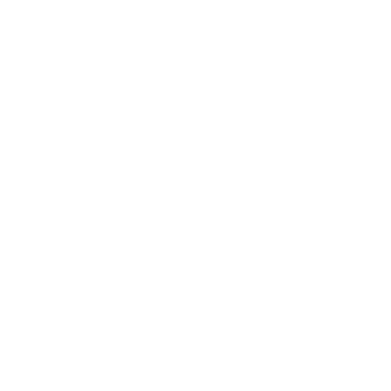
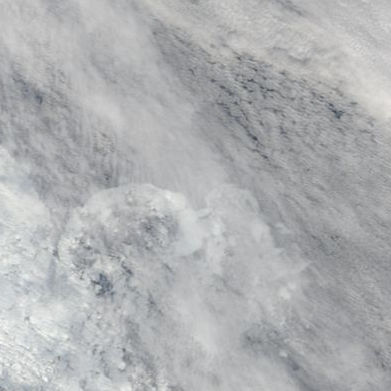
Comparing the layer stacks of the two 391px x 391px images. Changes:
added layer "247_greenland_sea_100km_20040623.terra.truecolor.250m" above "Background" over (0, 0, 391, 391)
